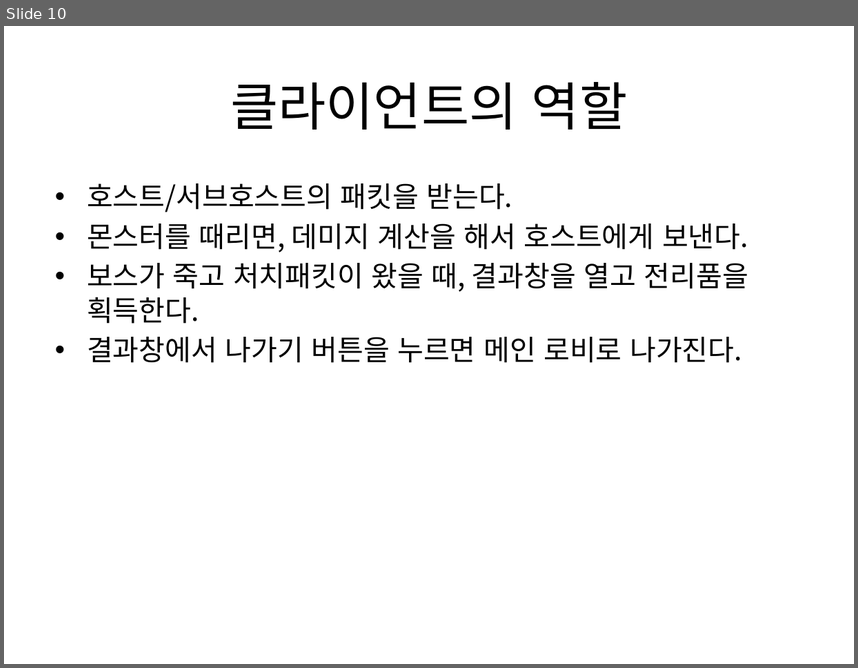
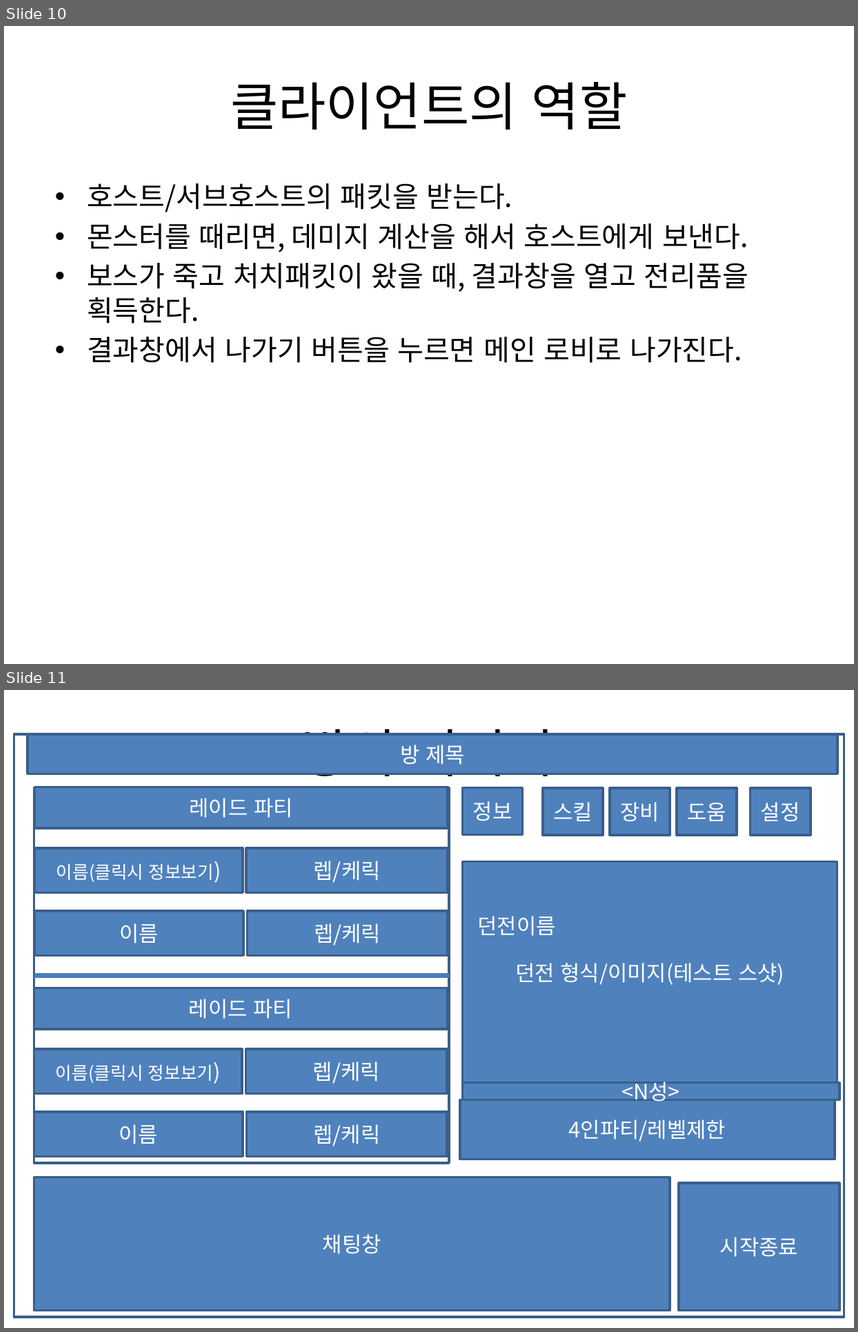
Before and after one commit to eslia0/Nightmare-Break-BackUp, a slide deck: 프로그래밍 기획(서버).pptx. Shown one above the other, each under a label of ours: slide 10 before the commit, slides 10 and 11 after it. The pictures are 858x668 and 858x1332 pixels, drawn with LibreOffice and Linux fonts; fonts in the diff are those of the drawing. Boxes give left, top, right and bottom in pixels: in the first picture for what was removed or moved away, otherwise in the second. Text is boxed around its words. In the diff, an @@ line names an element or a change of style, - is before the commit and + after.

```diff
--- a/프로그래밍 기획(서버).pptx
+++ b/프로그래밍 기획(서버).pptx
@@ slide 11 added at box(4, 690, 854, 1328), background #FFFFFF @@
@@ title added at box(301, 719, 555, 785), 44 pt, text #000000 @@
+방의 이미지
@@ rectangle added at box(14, 734, 844, 1317), outline #3A5F8C 2 pt @@
@@ rectangle added at box(27, 734, 838, 773), fill #4F81BD, outline #3A5F8C 2 pt, 18 pt, text #FFFFFF @@
+방 제목
@@ rectangle added at box(34, 788, 448, 1163), outline #3A5F8C 2 pt @@
@@ rectangle added at box(34, 787, 448, 828), fill #4F81BD, outline #3A5F8C 2 pt, 18 pt, text #FFFFFF @@
+레이드 파티
@@ rectangle added at box(462, 788, 523, 836), fill #4F81BD, outline #3A5F8C 2 pt, 18 pt, text #FFFFFF @@
+정보
@@ rectangle added at box(543, 788, 604, 836), fill #4F81BD, outline #3A5F8C 2 pt, 18 pt, text #FFFFFF @@
+스킬
@@ rectangle added at box(610, 788, 671, 836), fill #4F81BD, outline #3A5F8C 2 pt, 18 pt, text #FFFFFF @@
+장비
@@ rectangle added at box(677, 788, 737, 836), fill #4F81BD, outline #3A5F8C 2 pt, 18 pt, text #FFFFFF @@
+도움
@@ rectangle added at box(751, 788, 811, 836), fill #4F81BD, outline #3A5F8C 2 pt, 18 pt, text #FFFFFF @@
+설정
@@ rectangle added at box(34, 848, 243, 892), fill #4F81BD, outline #3A5F8C 2 pt, 15 pt, text #FFFFFF @@
+이름(클릭시 정보보기)
@@ rectangle added at box(246, 848, 448, 892), fill #4F81BD, outline #3A5F8C 2 pt, 18 pt, text #FFFFFF @@
+렙/케릭
@@ rectangle added at box(462, 862, 837, 1083), fill #4F81BD, outline #3A5F8C 2 pt, 18 pt, text #FFFFFF @@
+던전 형식/이미지(테스트 스샷)
@@ rectangle added at box(34, 911, 243, 955), fill #4F81BD, outline #3A5F8C 2 pt, 18 pt, text #FFFFFF @@
+이름
@@ rectangle added at box(247, 911, 448, 955), fill #4F81BD, outline #3A5F8C 2 pt, 18 pt, text #FFFFFF @@
+렙/케릭
@@ text added at box(477, 916, 555, 936), 18 pt, text #FFFFFF @@
+던전이름
@@ line added from (34, 976) to (450, 976), #4B7EBC 4.5 pt @@
@@ rectangle added at box(34, 987, 447, 1028), fill #4F81BD, outline #3A5F8C 2 pt, 18 pt, text #FFFFFF @@
+레이드 파티
@@ rectangle added at box(34, 1049, 242, 1093), fill #4F81BD, outline #3A5F8C 2 pt, 15 pt, text #FFFFFF @@
+이름(클릭시 정보보기)
@@ rectangle added at box(245, 1049, 447, 1093), fill #4F81BD, outline #3A5F8C 2 pt, 18 pt, text #FFFFFF @@
+렙/케릭
@@ rectangle added at box(462, 1083, 840, 1100), fill #4F81BD, outline #3A5F8C 2 pt, 18 pt, text #FFFFFF @@
+<N성>
@@ rectangle added at box(459, 1100, 835, 1159), fill #4F81BD, outline #3A5F8C 2 pt, 18 pt, text #FFFFFF @@
+4인파티/레벨제한
@@ rectangle added at box(34, 1112, 243, 1156), fill #4F81BD, outline #3A5F8C 2 pt, 18 pt, text #FFFFFF @@
+이름
@@ rectangle added at box(246, 1112, 447, 1156), fill #4F81BD, outline #3A5F8C 2 pt, 18 pt, text #FFFFFF @@
+렙/케릭
@@ rectangle added at box(34, 1177, 670, 1310), fill #4F81BD, outline #3A5F8C 2 pt, 18 pt, text #FFFFFF @@
+채팅창
@@ rectangle added at box(679, 1183, 840, 1310), fill #4F81BD, outline #3A5F8C 2 pt, 18 pt, text #FFFFFF @@
+시작종료
```
Also in this commit, not shown: 1 slide changed, 1 other slide added, 4 other files.
